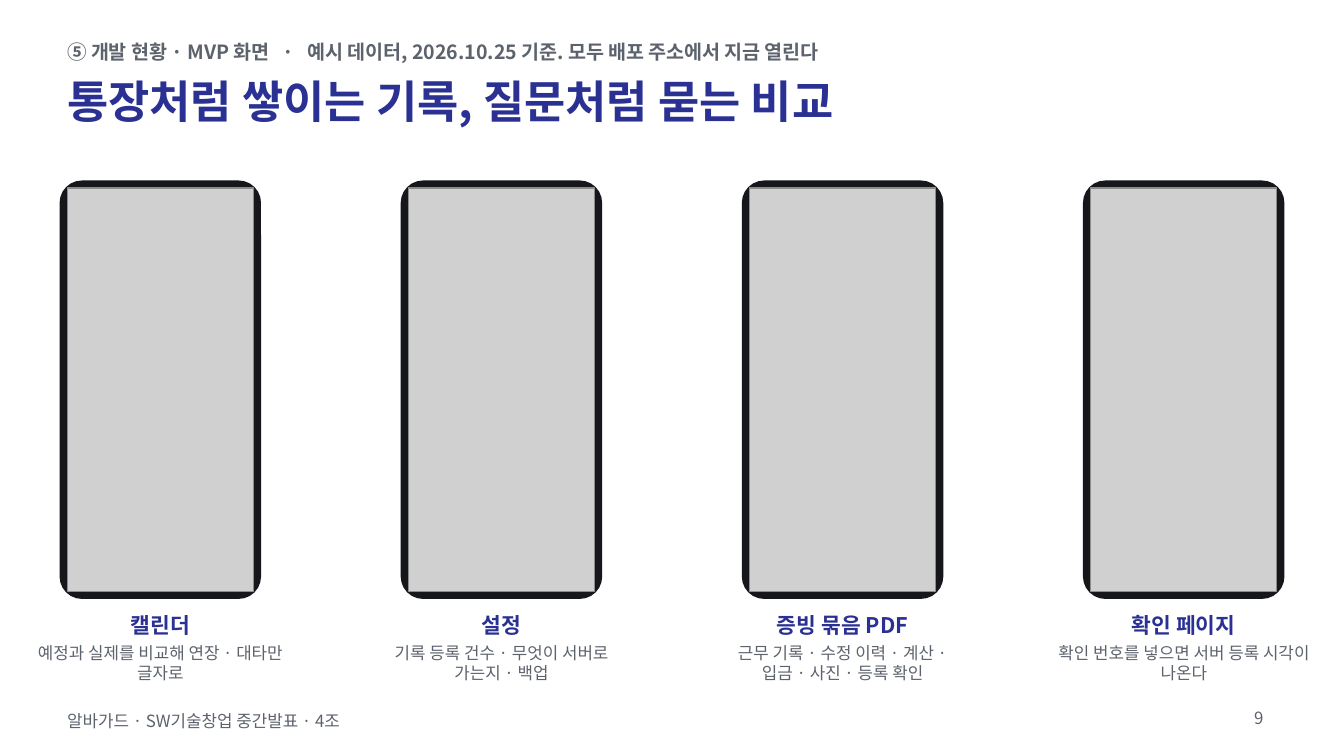
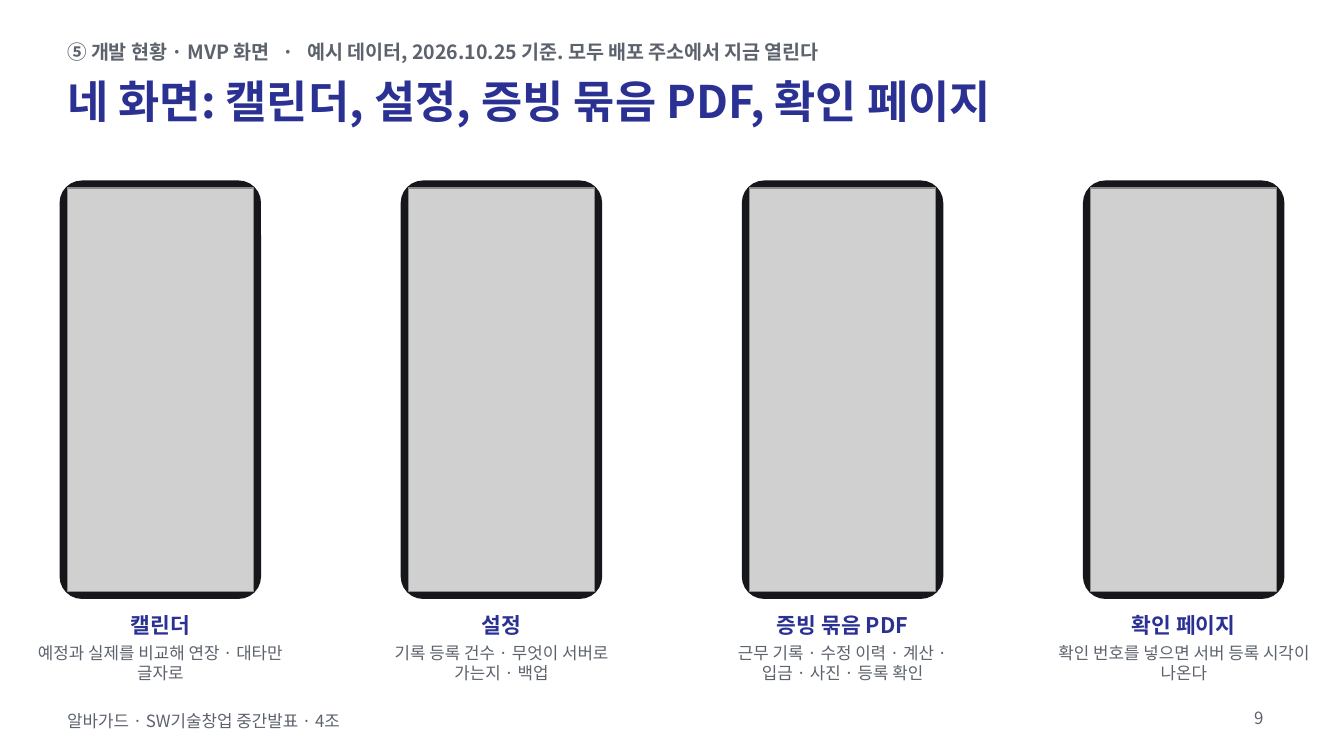
Before and after one commit to jihooni217/albaguard, a slide deck: slide 9 of docs/06_중간발표_PPT.pptx. Drawn at 1344x756 pixels with LibreOffice and Linux fonts; fonts in the diff are those of the drawing; grey boxes stand for pictures. Boxes give left, top, right and bottom in pixels: in the first picture for what was removed or moved away, otherwise in the second. Text is boxed around its words. In the diff, an @@ line names an element or a change of style, - is before the commit and + after.

```diff
--- a/docs/06_중간발표_PPT.pptx
+++ b/docs/06_중간발표_PPT.pptx
@@ title at (67,80,991,128): text changed @@
-통장처럼 쌓이는 기록, 질문처럼 묻는 비교
+네 화면: 캘린더, 설정, 증빙 묶음 PDF, 확인 페이지
```
Also in this commit, not shown: 3 other slides changed, 7 other files.
